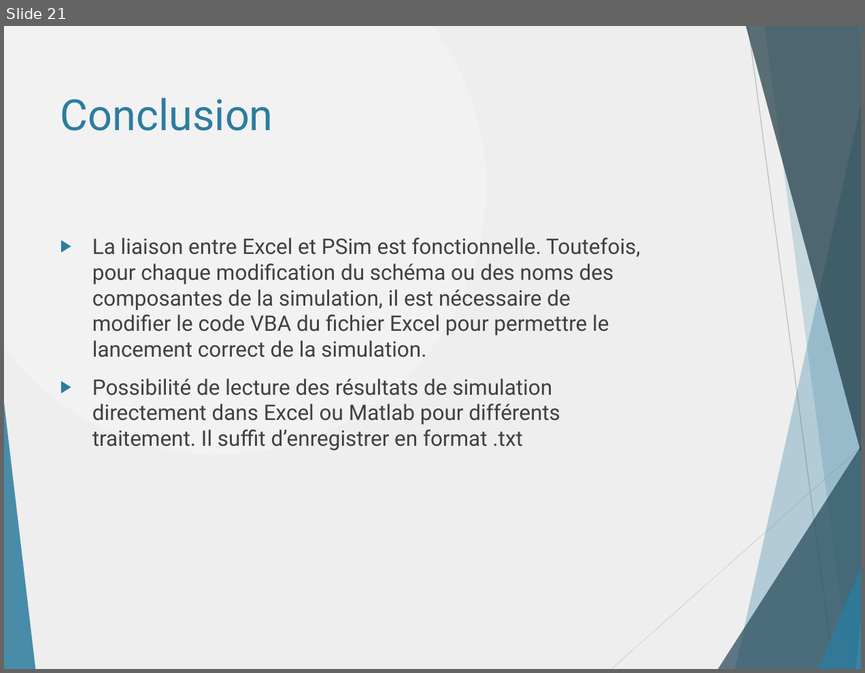
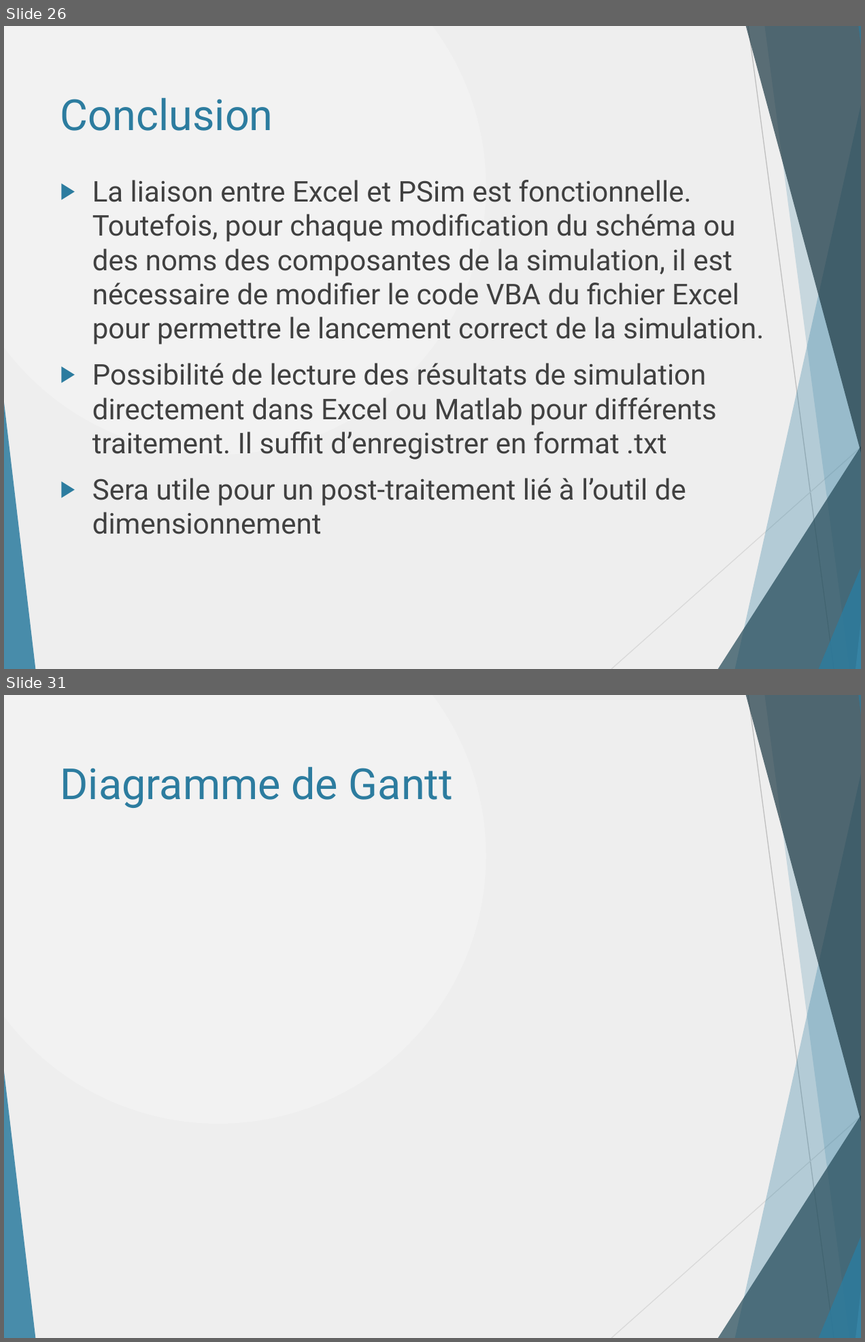
Before and after one commit to danthib76/DesignIV, a slide deck: Remise/Remise 2/Presentation_Remise_2.pptx. Shown one above the other, each under a label of ours: slide 21 before the commit, slides 26 and 31 after it; the slides between them are not shown. The pictures are 865x673 and 865x1342 pixels, drawn with LibreOffice and Linux fonts; fonts in the diff are those of the drawing. Boxes give left, top, right and bottom in pixels: in the first picture for what was removed or moved away, otherwise in the second. Text is boxed around its words. In the diff, an @@ line names an element or a change of style, - is before the commit and + after.

Commit message:
Ajout images simulation Psim

```diff
--- a/Remise/Remise 2/Presentation_Remise_2.pptx
+++ b/Remise/Remise 2/Presentation_Remise_2.pptx
@@ slide 31 added at box(4, 695, 861, 1338), background gradient #F2F2F2 to #EEEEEE; not listed: 10 template elements that a slide beside it also shows @@
@@ title added at box(60, 766, 453, 808), 36 pt, text #2C7C9F @@
+Diagramme de Gantt
@@ what was slide 21 is now slide 26 @@
@@ slide 26 changed as well @@
@@ text "La liaison entre Excel et ...": place and size @@
-text "La liaison entre Excel et ..." at box(92, 237, 640, 450)
+text "La liaison entre Excel et ..." at box(92, 180, 764, 534)
@@ text at box(92, 180, 764, 459): size 18 to 24 pt in "La liaison entre Excel et PSim est ...", "Possibilité de lecture des résultats de simulation ..." @@
@@ text at box(92, 478, 686, 534): paragraph added @@
+▶ Sera utile pour un post-traitement lié à l’outil de dimensionnement
```
Also in this commit, not shown: 9 other slides changed, 15 other slides added, 5 slides removed.
